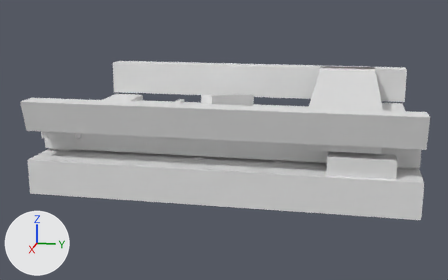
Two versions of the glTF model assets/source/infrastructure/directorate/conveyors/models/io_in/damaged_lod0.glb, one commit apart.
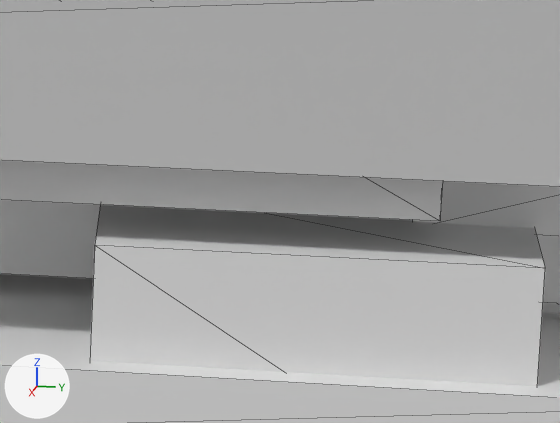
There are two pictures of each version: one whole from a 50 mm camera at (0.3983, 0.0699, 0.4072) aimed at (0.0058, -0.0086, 0.3091), one close up on the part from 70% to 89% of the width and 43% to 66% of the height. The axes (+X, +Y, +Z) are drawn at lower left. The lights are the same throughout. The older version's two pictures come first. The close-ups show mesh edges as thin lines. Vertices at exactly the same position are counted once.

In view in the first close-up: 'damaged_lod0'.
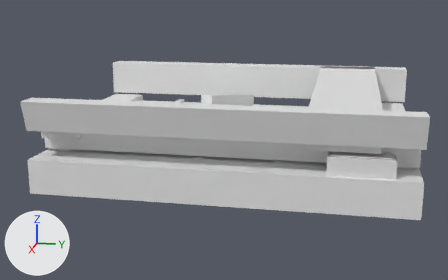
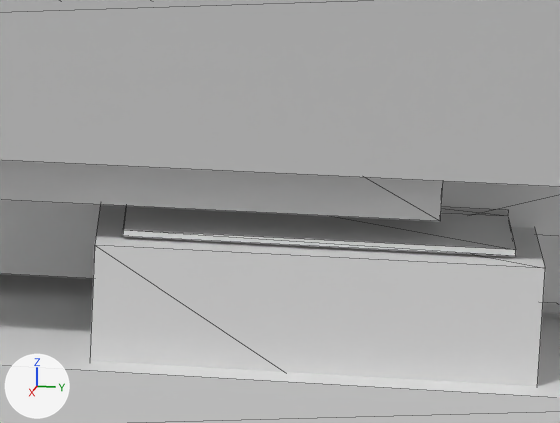
What differs and where, as boxes [x1, y1, x2, y2] in the close-ups (560 x 423 px):
part 1 of me_damaged_lod0, added: after [123, 206, 516, 256]
part 2 of me_damaged_lod0, added (mostly hidden): after [441, 207, 508, 216]

Diff of the bpy script that builds the scene:
```diff
--- a/assets/source/infrastructure/directorate/conveyors/models/io_in/damaged_lod0.glb.py
+++ b/assets/source/infrastructure/directorate/conveyors/models/io_in/damaged_lod0.glb.py
@@ me_damaged_lod0 @@
 # used by ob_damaged_lod0; location = (0.0, 0.0, 0.0)
-me_damaged_lod0.from_pydata(...)  # 268 vertices, 448 faces; spans x -0.078..0.081, y -0.111..0.111, z 0.289..0.35
+me_damaged_lod0.from_pydata(...)  # 284 vertices, 472 faces; spans x -0.078..0.081, y -0.111..0.111, z 0.289..0.35
+# me_damaged_lod0 part 1: a new loose piece, a box spanning x 0.05556..0.07278, y 0.06333..0.095, z 0.31972..0.32028
+# me_damaged_lod0 part 2: a new loose piece, a box spanning x 0.05556..0.06222, y 0.08667..0.095, z 0.32033..0.32089
```
